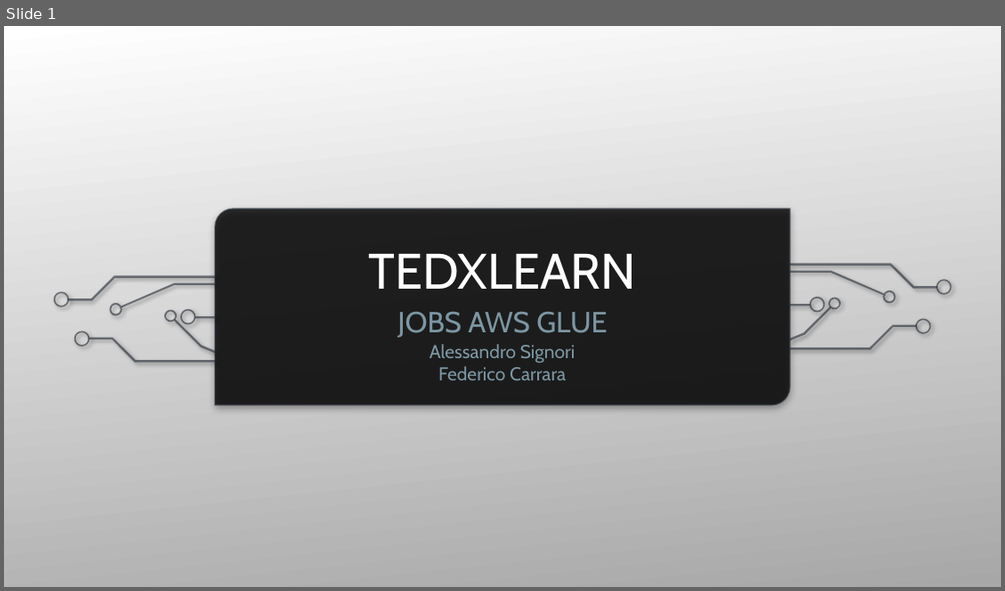
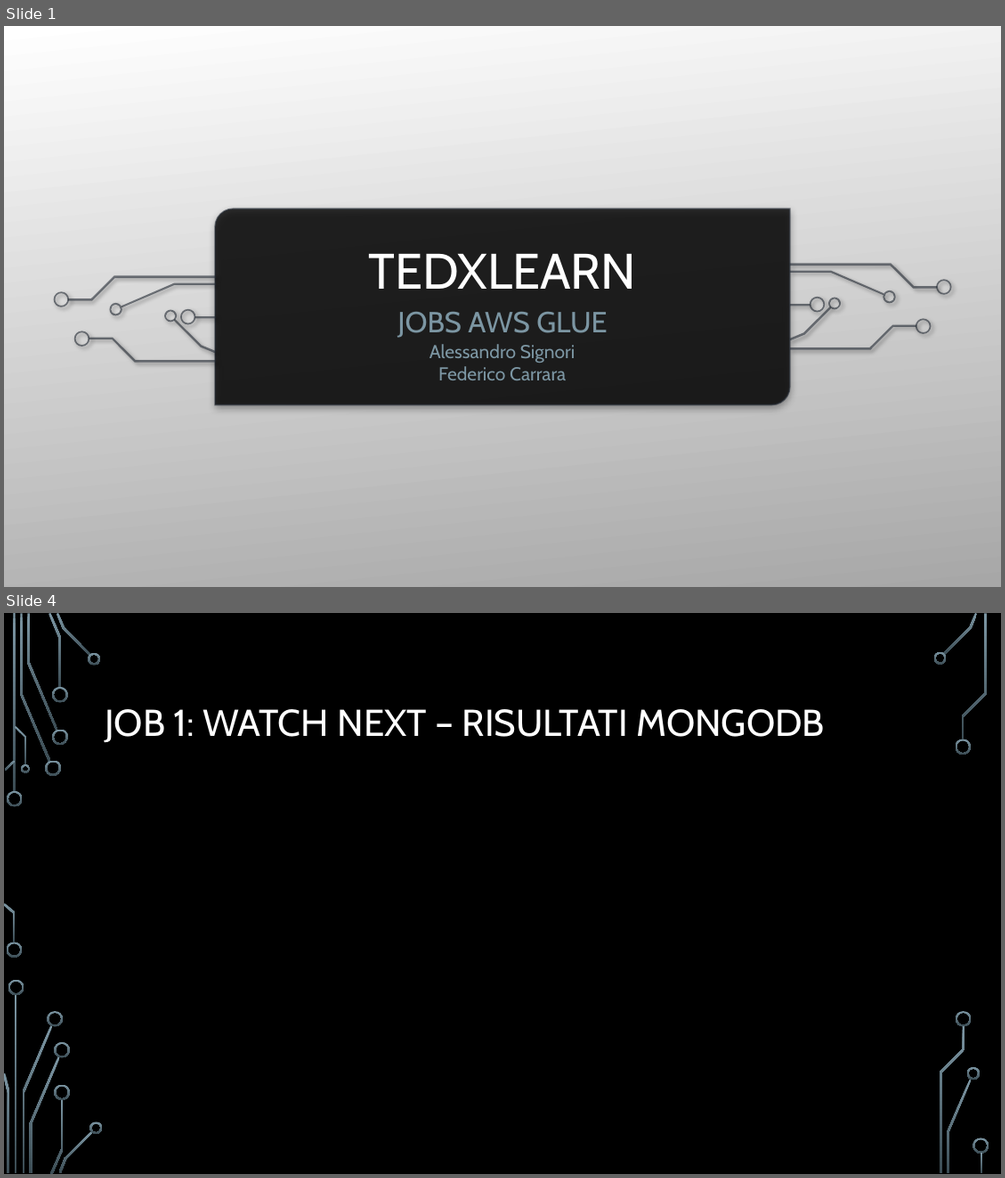
Before and after one commit to carraraFederico/TEDxLearn_ProgettoCloudMobile_2024, a slide deck: Presentazioni/TEDxLearn_part2.pptx. Shown one above the other, each under a label of ours: slide 1 before the commit, slides 1 and 4 after it; the slides between them are not shown. The pictures are 1005x591 and 1005x1178 pixels, drawn with LibreOffice and Linux fonts; fonts in the diff are those of the drawing; background and template pictures are left out. Boxes give left, top, right and bottom in pixels: in the first picture for what was removed or moved away, otherwise in the second. Text is boxed around its words. In the diff, an @@ line names an element or a change of style, - is before the commit and + after.

```diff
--- a/Presentazioni/TEDxLearn_part2.pptx
+++ b/Presentazioni/TEDxLearn_part2.pptx
@@ slide 4 added at (4, 613, 1001, 1174), background picture (left out) @@
@@ title added at (105, 709, 825, 743), 36 pt, text #FFFFFF @@
+JOB 1: WATCH NEXT – RISULTATI MONGODB
@@ group added at (4, 613, 989, 1174): 33 freeform shapes, 3 rectangles @@
```
Also in this commit, not shown: 6 other slides added, 1 slide removed.
